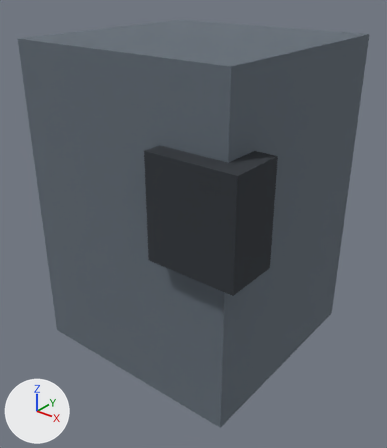
An edit to the FBX model assets/3d/export/pc_recon_upper_leg.fbx, drawn before and after from the same camera.
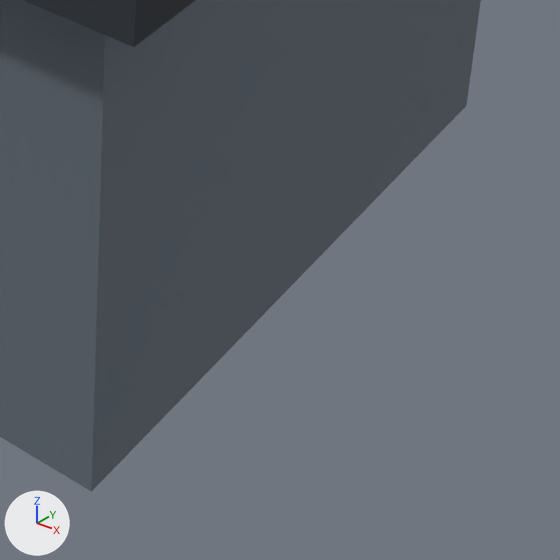
Each version is shown whole from a 50 mm camera at (1.37, -1.74, 0.94) aimed at (0.02, -0.05, -0.11), then close up on the part from 50% to 93% of the width and 63% to 100% of the height. Every picture has the same lights, and +X, +Y and +Z are marked at lower left. The last two pictures show the newer version.

The first close-up shows 'pc_recon_upper_leg'.
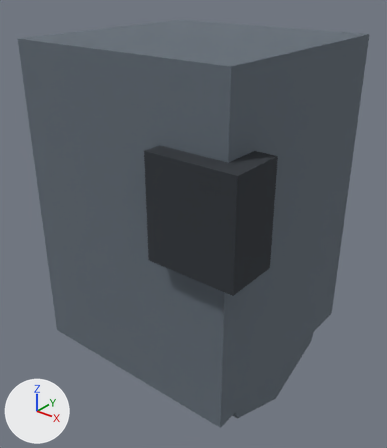
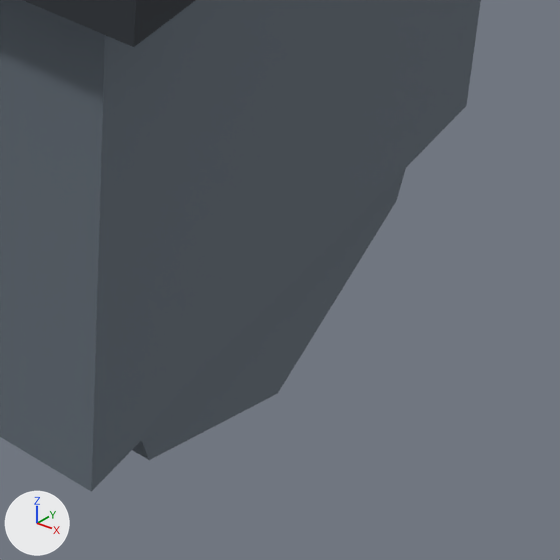
Location of each change, [x1, y1, x2, y2] in pixels of the close-ups (560 x 560 px):
part 1 of me_pc_recon_upper_leg, added
    after: [132, 168, 406, 460]

Diff of the bpy script that builds the scene:
```diff
--- a/assets/3d/export/pc_recon_upper_leg.fbx.py
+++ b/assets/3d/export/pc_recon_upper_leg.fbx.py
@@ me_pc_recon_upper_leg @@
 # used by ob_pc_recon_upper_leg; location = (0.0, 0.0, 0.0)
-me_pc_recon_upper_leg.from_pydata(...)  # 16 vertices, 12 faces; spans x -0.495..0.58, y -0.56..0.485, z -0.68..0.68
+me_pc_recon_upper_leg.from_pydata(...)  # 32 vertices, 22 faces; spans x -0.495..0.58, y -0.56..0.485, z -0.91..0.68
+# me_pc_recon_upper_leg part 1: a new loose piece, an 8-sided cylinder along x spanning x -0.47..0.47, y -0.46..0.46, z -0.91..0.01, in mat_palette (picture img_palette_png)
 me_pc_recon_upper_leg.materials.append(mat_palette)
```
